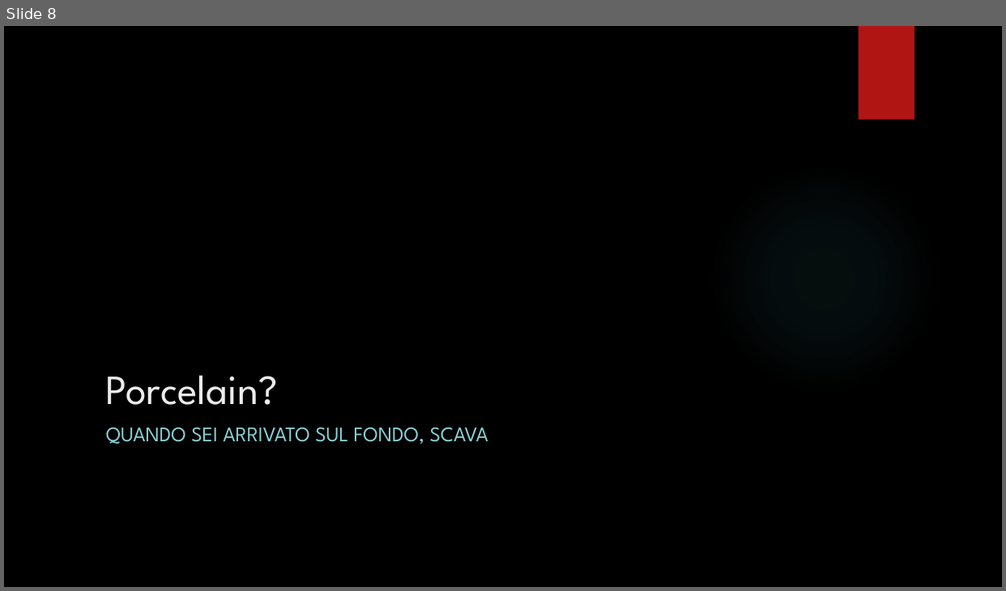
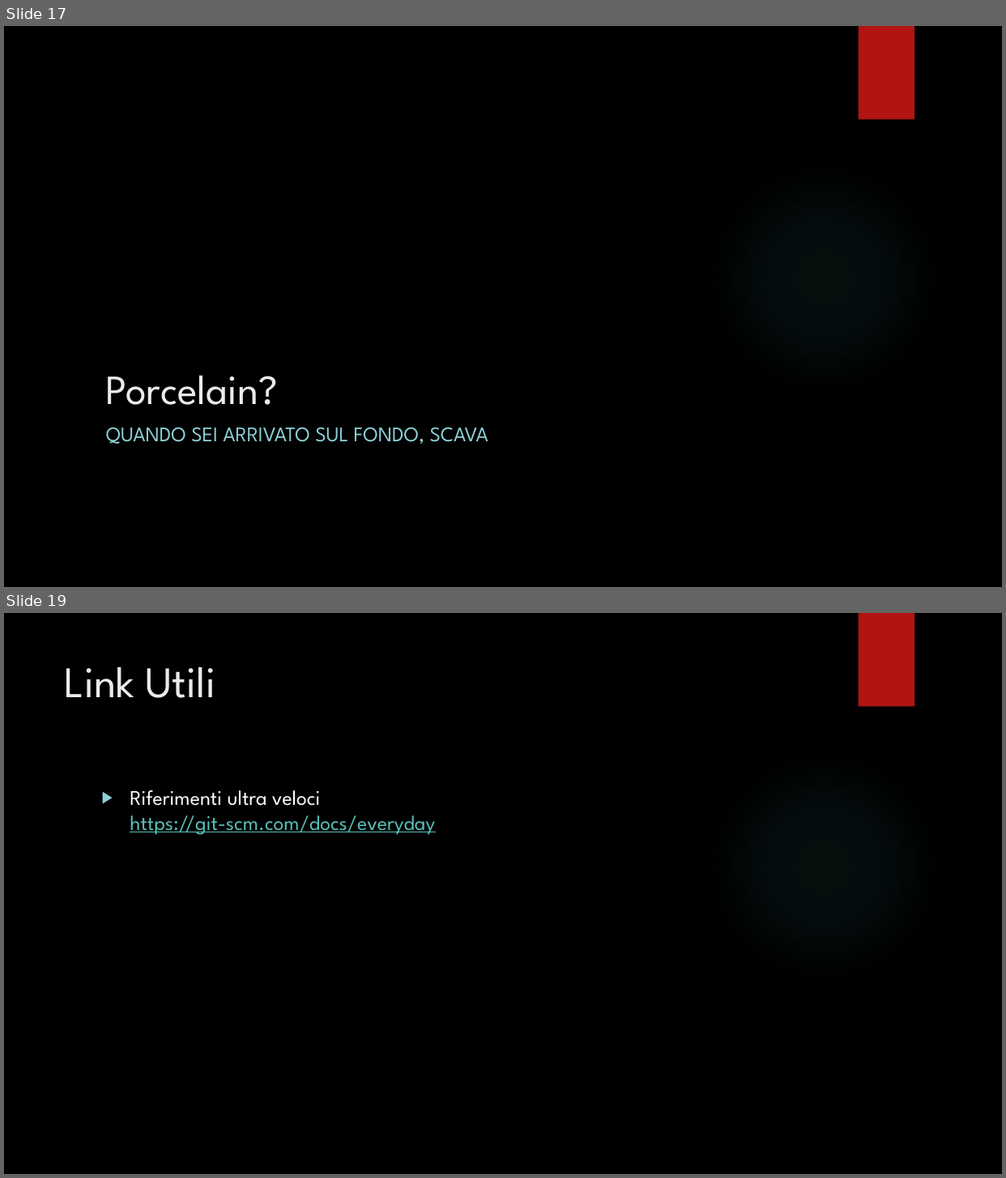
Before and after one commit to giuliocaccin/git-lo-stupido, a slide deck: Git.pptx. Shown one above the other, each under a label of ours: slide 8 before the commit, slides 17 and 19 after it; the slides between them are not shown. The pictures are 1006x591 and 1006x1178 pixels, drawn with LibreOffice and Linux fonts; fonts in the diff are those of the drawing; background and template pictures are left out. Boxes give left, top, right and bottom in pixels: in the first picture for what was removed or moved away, otherwise in the second. Text is boxed around its words. In the diff, an @@ line names an element or a change of style, - is before the commit and + after.

```diff
--- a/Git.pptx
+++ b/Git.pptx
@@ slide 19 added at (4, 613, 1002, 1174), background picture (left out); not listed: 2 template elements that a slide beside it also shows @@
@@ title added at (65, 667, 215, 698), 42 pt, text #EBEBEB @@
+Link Utili
@@ text added at (130, 790, 435, 835), 20 pt, text #58C1BA, underline @@
+▶ Riferimenti ultra veloci
+  https://git-scm.com/docs/everyday
@@ what was slide 8 is now slide 17 @@
```
Also in this commit, not shown: 12 other slides added, 1 slide removed, 11 other files.
